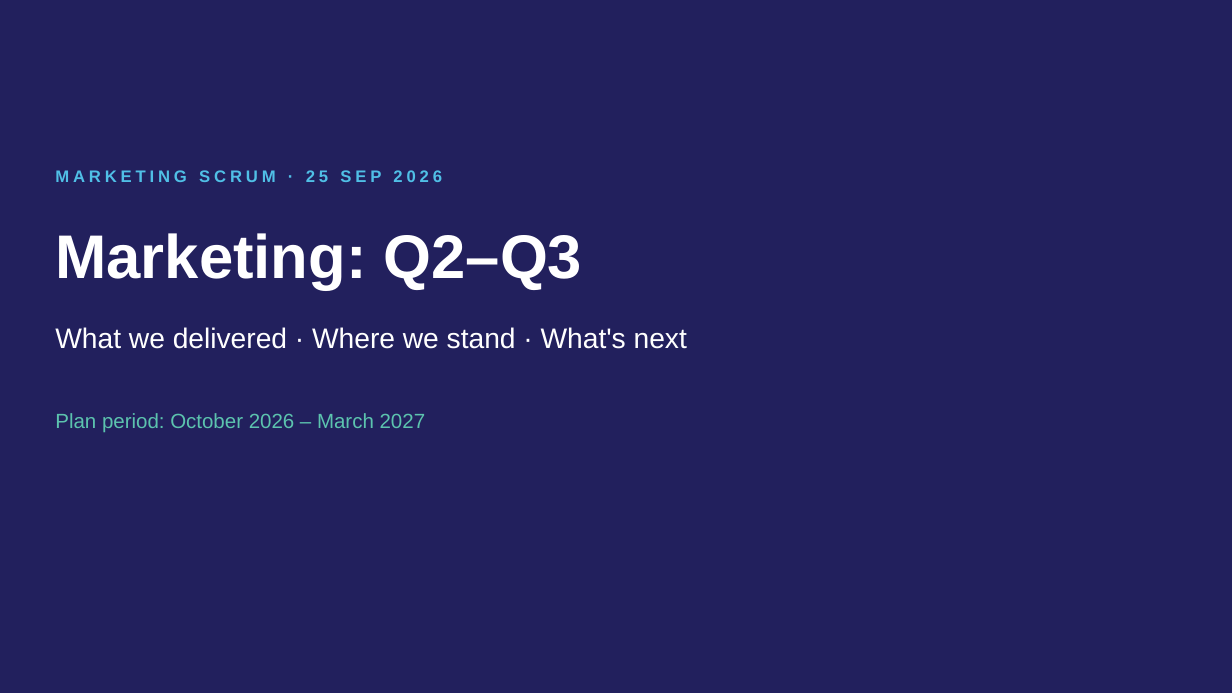
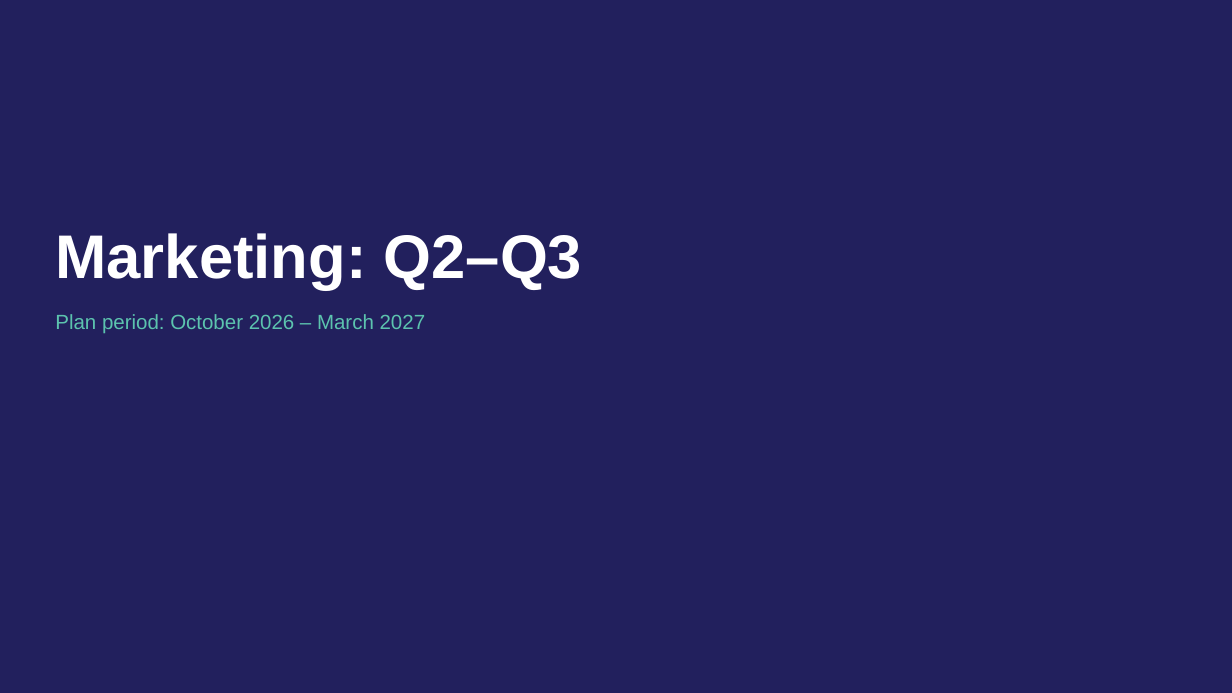
Before and after one commit to sqraza89-tech/repo, a slide deck: slide 1 of Notes/2026-09-24-xloop-marketing-q2-q3-v3.pptx. Drawn at 1232x693 pixels with LibreOffice and Linux fonts; fonts in the diff are those of the drawing. Boxes give left, top, right and bottom in pixels: in the first picture for what was removed or moved away, otherwise in the second. Text is boxed around its words. In the diff, an @@ line names an element or a change of style, - is before the commit and + after.

```diff
--- a/Notes/2026-09-24-xloop-marketing-q2-q3-v3.pptx
+++ b/Notes/2026-09-24-xloop-marketing-q2-q3-v3.pptx
@@ text removed at <box>55,170,442,182</box> @@
-MARKETING SCRUM · 25 SEP 2026
@@ text "Plan period: October 2026 – ...": place and size @@
-text "Plan period: October 2026 – ..." at <box>55,413,426,433</box>
+text "Plan period: October 2026 – ..." at <box>55,314,426,334</box>
@@ text removed at <box>55,327,687,349</box> @@
-What we delivered · Where we stand · What's next
```
Also in this commit, not shown: 5 other slides changed, 1 slide removed, 1 other file.
